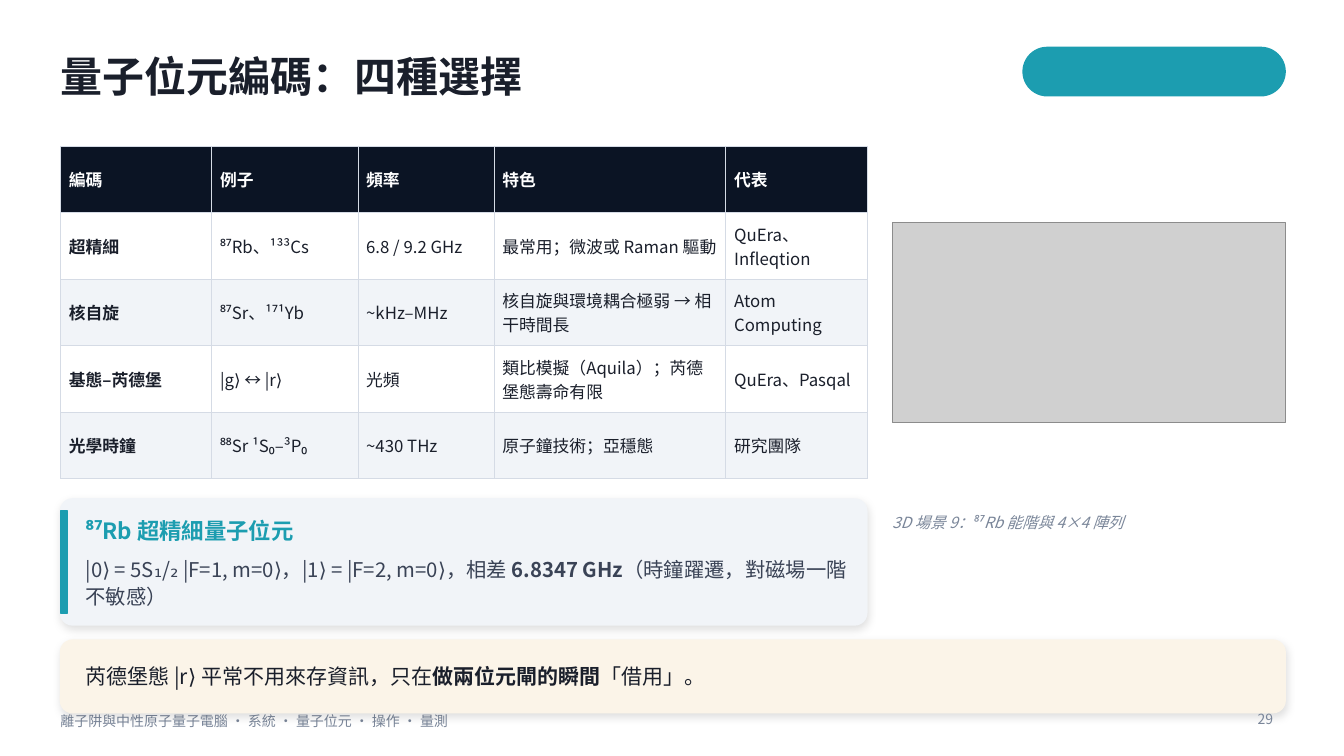
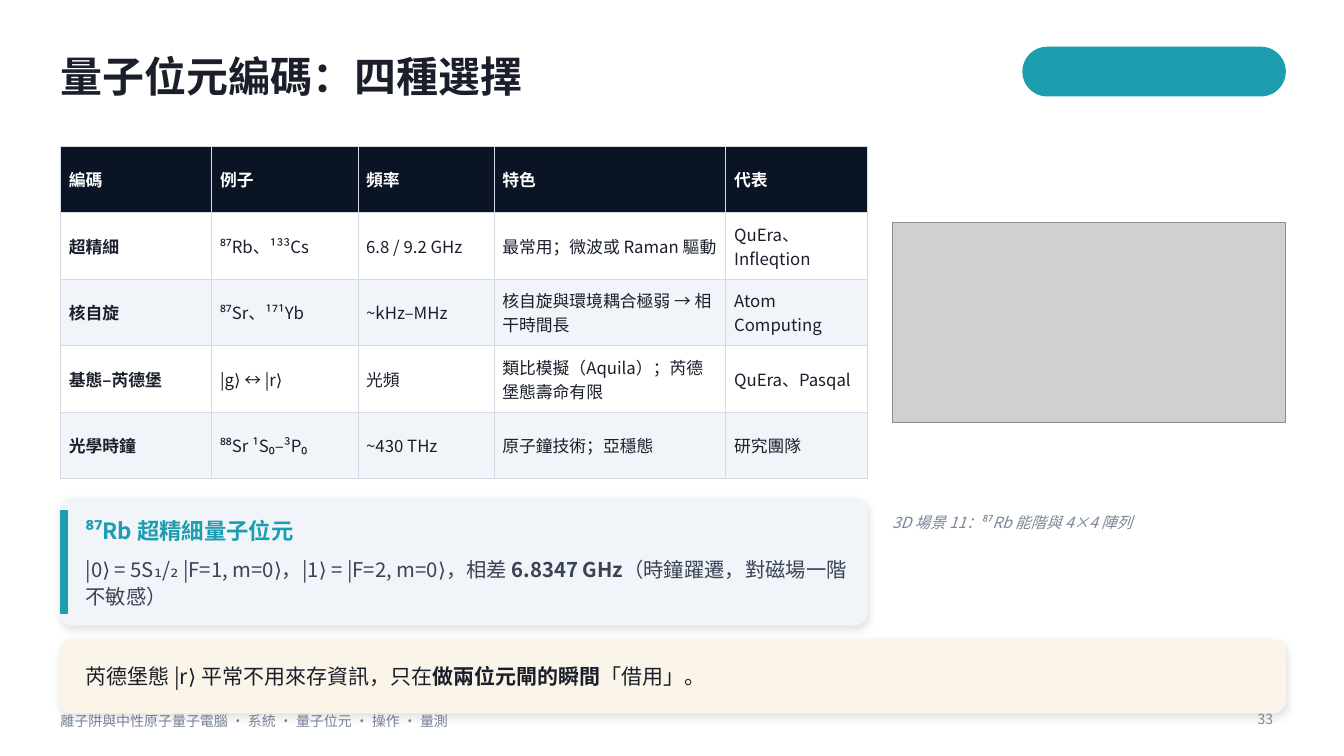
Before and after one commit to pcpcchen-coder/QuantumComputing, a slide deck: slide 33 of slides/Ion_NeutralAtom_Talk.pptx (slide 29 before the commit). Drawn at 1344x756 pixels with LibreOffice and Linux fonts; fonts in the diff are those of the drawing; grey boxes stand for pictures. Boxes give left, top, right and bottom in pixels: in the first picture for what was removed or moved away, otherwise in the second. Text is boxed around its words. In the diff, an @@ line names an element or a change of style, - is before the commit and + after.

```diff
--- a/slides/Ion_NeutralAtom_Talk.pptx
+++ b/slides/Ion_NeutralAtom_Talk.pptx
@@ text at [892, 515, 1132, 529]: text changed @@
-3D 場景 9：⁸⁷Rb 能階與 4×4 陣列
+3D 場景 11：⁸⁷Rb 能階與 4×4 陣列
@@ page number at [1258, 713, 1274, 724]: text changed @@
-29
+33
```
Also in this commit, not shown: 12 other slides changed, 6 slides added, 36 other files.
